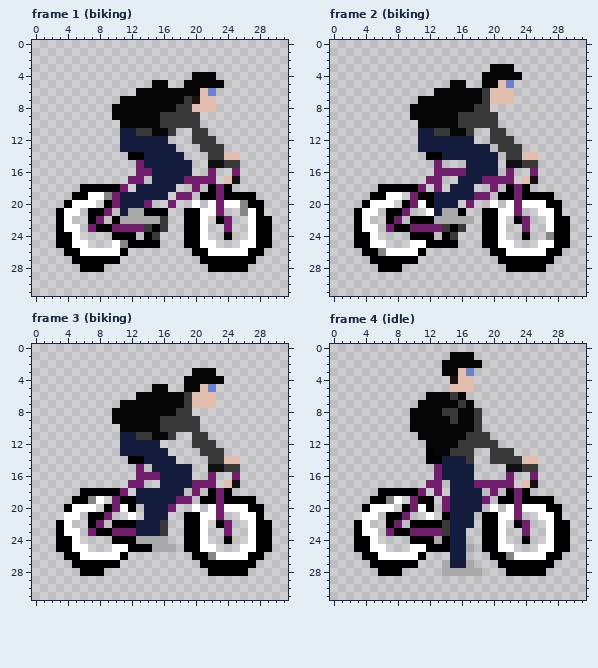
Pixel-art file, stored at art/aseprite_files/biker.aseprite. Above: the version before the commit.
32x32 pixels, 4 frames. Shown: frame 1 (biking), frame 2 (biking), frame 3 (biking), frame 4 (idle). The commit also changed other frames, which this record leaves out.
After:
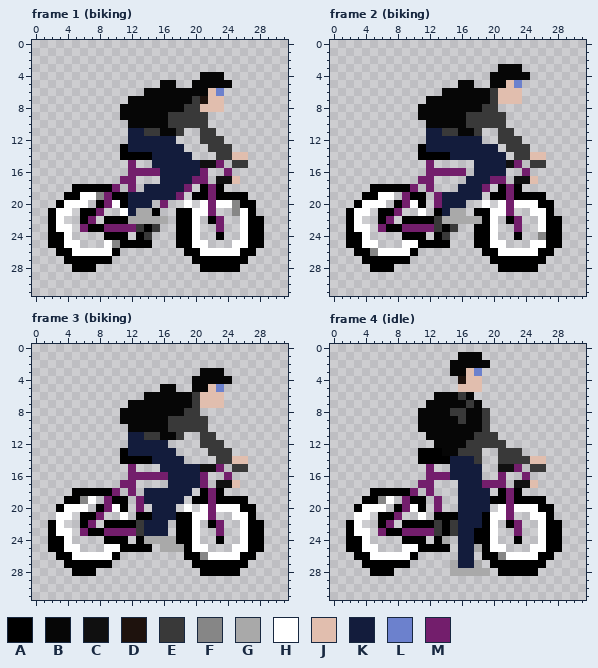
Palette (. is transparent): A #000000  B #060606  C #101010  D #1e120d  E #393939  F #868686  G #a9a9a9  H #ffffff  J #e1beae  K #131c3c  L #6c81cd  M #731e6c
Message: refactor player and make animation cooler
Diff:
--- frame 1 (biking), layers "Human", "Bike"
@@ x 0..31 @@
  3 ................................
- 4 ....................BBB.........
- 5 ...............BB..BBBBB........
- 6 .............BBBBBBBBJL.........
- 7 ...........BBBBBBBBEDJJ.........
- 8 ..........BBBBBBBBEEJJJ.........
- 9 ..........BBBBBBEEEEE...........
-10 ...........BBBBBEEEEE...........
-11 ...........KKEEBBE..EE..........
-12 ...........KKKKKK...EEE.........
-13 ...........KKKKKKK...EEE........
-14 ............AAKKKKK...EEJJ......
-15 .............MKKKKKK..CCEE......
-16 .............MMKKKKK..M..M......
-17 ............MM.KKKKMMMM.JC......
-18 ......AAAAAM.KKKKK..M.AMA.......
-19 .....AAHHFMKKKKKK.MM.AAMAAAA....
-20 ....AHHH.AMKKKM..M..H.HMHHFAA...
-21 ...AHH.AAM.KGGAAA..AAHHM..FHA...
-22 ...AH..AM.AGGGGGE..AAH.AM..HAA..
-23 ...AHH.MAAMMMMEAE..AAH..M..HAA..
-24 ...AAH....AAA.AE...AAH..A..HAA..
-25 ...AAHH...HFAAAA...AAHH...HHAA..
-26 ....AAHHHHHA........AAHHHHHAA...
-27 .....AAAAAA..........AAAAAAA....
-28 ......AAA.............AAAAA.....
+ 4 .....................BBB........
+ 5 ................BB..BBBBB.......
+ 6 ..............BBBBBBBBJL........
+ 7 ............BBBBBBBBEDJJ........
+ 8 ...........BBBBBBBBEEJJJ........
+ 9 ...........BBBBBBEEEEE..........
+10 ............BBBBBEEEEE..........
+11 ............KKEEBBE..EE.........
+12 ............KKKKKK...EEE........
+13 ...........AKKKKKKK...EEE.......
+14 ...........AAAAKKKKK...EEJJ.....
+15 ............M..KKKKKKCCM.EE.....
+16 ............MMMMKKKKKM..M.......
+17 ...........MM...KKKKMM.CCJ......
+18 .....AAAAAM.M.KKKKKM.AMA........
+19 ....AAHHFMAAKKKKKKM.AAMAAAA.....
+20 ...AHHH.AMHAKKK.M..H.HMHHFAA....
+21 ..AHH.AAM..HKGGA..AAHHM..FHA....
+22 ..AH..AM.AAAGGGGG.AAH.AM..HAA...
+23 ..AHH.MAAMMMMEAE..AAH..M..HAA...
+24 ..AAH....AAA.AE...AAH..A..HAA...
+25 ..AAHH...HFAAAA...AAHH...HHAA...
+26 ...AAHHHHHA........AAHHHHHAA....
+27 ....AAAAAA..........AAAAAAA.....
+28 .....AAA.............AAAAA......
 29 ................................
--- frame 2 (biking), layers "Human", "Bike"
@@ x 0..31 @@
  2 ................................
- 3 ....................BBB.........
- 4 ...................BBBBB........
- 5 ...............BB..BBJL.........
- 6 .............BBBBBBEJJJ.........
- 7 ...........BBBBBBBBEJJJ.........
- 8 ..........BBBBBBBBEE............
- 9 ..........BBBBBBEEEEE...........
-10 ...........BBBBBEEEEE...........
-11 ...........KKEEBBE..EE..........
-12 ...........KKKKKKK..EEE.........
-13 ...........KKKKKKKKK.EEE........
-14 ............AAKKKKKKK.EEJJ......
-15 .............M...KKKK.CCEE......
-16 .............MMMMKKKK.M..M......
-17 ............MM..KKKMMMM.JC......
-18 ......AAAAAM.M.KKK..M.AMA.......
-19 .....AAHH.MAAKKKKKMM.AAMAAAA....
-20 ....AHHH.AMHAKKK.M..H.HMHHHAA...
-21 ...AHH.AAM..HKGGA..AAHHM..HHA...
-22 ...AH..AM.AAAGGGGG.AAH.AM..HAA..
-23 ...AHH.MAAMMMMEAE..AAH..M..HAA..
-24 ...AAH....AAA.AE...AAH..A..FAA..
-25 ...AAHH...HHAAAA...AAHH...HHAA..
-26 ....AAFHHHHA........AAHHHHHAA...
-27 .....AAAAAA..........AAAAAAA....
-28 ......AAA.............AAAAA.....
+ 3 .....................BBB........
+ 4 ....................BBBBB.......
+ 5 ................BB..BBJL........
+ 6 ..............BBBBBBEJJJ........
+ 7 ............BBBBBBBBEJJJ........
+ 8 ...........BBBBBBBBEE...........
+ 9 ...........BBBBBBEEEEE..........
+10 ............BBBBBEEEEE..........
+11 ............KKEEBBE..EE.........
+12 ............KKKKKKK..EEE........
+13 ...........AKKKKKKKKK.EEE.......
+14 ...........AAAAKKKKKKK.EEJJ.....
+15 ............M.....KKKKCM.EE.....
+16 ............MMMMM.KKKK..M.......
+17 ...........MM....KKKMM.CCJ......
+18 .....AAAAAM.M...KKKM.AMA........
+19 ....AAHH.MAA.MKKKKK.AAMAAAA.....
+20 ...AHHH.AMHA.MKKK..H.HMHHHAA....
+21 ..AHH.AAM..H.AKGG.AAHHM..HHA....
+22 ..AH..AM.AAAAEGGGGGAH.AM..HAA...
+23 ..AHH.MAAMMMMEAE..AAH..M..HAA...
+24 ..AAH....AAA.AE...AAH..A..FAA...
+25 ..AAHH...HHAAAA...AAHH...HHAA...
+26 ...AAFHHHHA........AAHHHHHAA....
+27 ....AAAAAA..........AAAAAAA.....
+28 .....AAA.............AAAAA......
 29 ................................
--- frame 3 (biking), layers "Human", "Bike"
@@ x 0..31 @@
  2 ................................
- 3 ....................BBB.........
- 4 ...................BBBBB........
- 5 ...............BB..BBJL.........
- 6 .............BBBBBBEJJJ.........
- 7 ...........BBBBBBBBEJJJ.........
- 8 ..........BBBBBBBBEE............
- 9 ..........BBBBBBEEEEE...........
-10 ...........BBBBBEEEEE...........
-11 ...........KKEEBBE..EE..........
-12 ...........KKKKK....EEE.........
-13 ...........KKKKKK....EEE........
-14 ............AAKKKK....EEJJ......
-15 .............M.KKKKK..CCEE......
-16 .............MMMKKKK..M..M......
-17 ............MM..KKKKMMM.JC......
-18 ......AAAAAM.KKKKKK.M.AMA.......
-19 .....AAFH.MAAKKKKKMM.AAMAAAA....
-20 ....AHHH.AMHA.KKKM..H.HMHHHAA...
-21 ....HH.AAM..H.KKK..AAHHM..HHA...
-22 ...AH..AM.AAAKKKE..AAH.AM..HAA..
-23 ...AHH.MAAMMMKKKE..AAH..M..HAA..
-24 ...AAH....AAAGGGG..AAH..A..HAA..
-25 ...AAHH...HHAAAGGG.AAHH...HHAA..
-26 ....AAHHHHHA........AAFHHHHAA...
-27 .....AAAAAA..........AAAAAAA....
-28 ......AAA.............AAAAA.....
+ 3 .....................BBB........
+ 4 ....................BBBBB.......
+ 5 ................BB..BBJL........
+ 6 ..............BBBBBBEJJJ........
+ 7 ............BBBBBBBBEJJJ........
+ 8 ...........BBBBBBBBEE...........
+ 9 ...........BBBBBBEEEEE..........
+10 ............BBBBBEEEEE..........
+11 ............KKEEBBE..EE.........
+12 ............KKKKK....EEE........
+13 ...........AKKKKKK....EEE.......
+14 ...........AAAAKKKK....EEJJ.....
+15 ............M...KKKKKCCM.EE.....
+16 ............MMMMMKKKKM..M.......
+17 ...........MM....KKKKM.CCJ......
+18 .....AAAAAM.M.KKKKKK.AMA........
+19 ....AAFH.MAA.MKKKKK.AAMAAAA.....
+20 ...AHHH.AMHA.M.KKK.H.HMHHHAA....
+21 ...HH.AAM..H.AAKKKAAHHM..HHA....
+22 ..AH..AM.AAAAEKKK.AAH.AM..HAA...
+23 ..AHH.MAAMMMMEKKK.AAH..M..HAA...
+24 ..AAH....AAA.AGGGGAAH..A..HAA...
+25 ..AAHH...HHAAAA.GGGAHH...HHAA...
+26 ...AAHHHHHA........AAFHHHHAA....
+27 ....AAAAAA..........AAAAAAA.....
+28 .....AAA.............AAAAA......
 29 ................................
--- frame 4 (idle), layers "Human", "Bike"
@@ x 0..31 @@
  0 ................................
- 1 ...............BBB..............
- 2 ..............BBBBB.............
- 3 ..............BBJL..............
- 4 ...............DJJ..............
- 5 ...............JJJ..............
- 6 ............BBBEB...............
- 7 ...........BBBBBEB..............
- 8 ..........BBBBEEBBE.............
- 9 ..........BBBBBEBBE.............
-10 ..........BBBBBBBBE.............
-11 ...........BBBBBBEEE............
-12 ............BBBBEEEEE...........
-13 ............ABBEEE..EEE.........
-14 ............AAKKKE..EEEEJJ......
-15 .............MKKKK....CCEE......
-16 .............MKKKK....M..M......
-17 ............MM.KKKMMMMM.JC......
-18 ......AAAAAM.M.KKKK.M.AMA.......
-19 .....AAFH.MAA.MKKKKM.AAMAAAA....
-20 ....AHHH.AMHA.MKKKK.H.HMHHHAA...
-21 ....HH.AAM..H.AKKK.AAHHM..HHA...
-22 ...AH..AM.AAAAEKKK.AAH.AM..HAA..
-23 ...AHH.MAAMMMMEKK..AAH..M..HAA..
-24 ...AAH....AAAGAKK..AAH..A..HAA..
-25 ...AAHH...HHAAAKKG.AAHH...HHAA..
-26 ....AAHHHHHA...KK...AAFHHHHAA...
-27 .....AAAAAA...GKKG...AAAAAAA....
-28 ......AAA.....GGGGG...AAAAA.....
+ 1 ................BBB.............
+ 2 ...............BBBBB............
+ 3 ...............BBJL.............
+ 4 ................DJJ.............
+ 5 ................JJJ.............
+ 6 .............BBBEB..............
+ 7 ............BBBBBEB.............
+ 8 ...........BBBBEEBBE............
+ 9 ...........BBBBBEBBE............
+10 ...........BBBBBBBBE............
+11 ............BBBBBBEEE...........
+12 .............BBBBEEEEE..........
+13 ...........AAABBEEE..EEE........
+14 ...........AAAAKKKE..EEEEJJ.....
+15 ............M..KKKK..CCM.EE.....
+16 ............MMMKKKK..M..M.......
+17 ...........MM...KKKMMM.CCJ......
+18 .....AAAAAM.M...KKKK.AMA........
+19 ....AAFH.MAA.M..KKKKAAMAAAA.....
+20 ...AHHH.AMHA.M..KKKK.HMHHHAA....
+21 ...HH.AAM..H.AAAKKKAHHM..HHA....
+22 ..AH..AM.AAAAEAEKKKAH.AM..HAA...
+23 ..AHH.MAAMMMMEAEKKAAH..M..HAA...
+24 ..AAH....AAA.AG.KKAAH..A..HAA...
+25 ..AAHH...HHAAAA.KKGAHH...HHAA...
+26 ...AAHHHHHA.....KK.AAFHHHHAA....
+27 ....AAAAAA.....GKKG.AAAAAAA.....
+28 .....AAA.......GGGGG.AAAAA......
 29 ................................
Changed places in both pictures, as pixel boxes (x1, y1, x2, y2):
changed: (48, 72, 272, 272)
changed: (346, 64, 570, 272)
changed: (48, 368, 272, 576)
changed: (346, 352, 570, 576)
